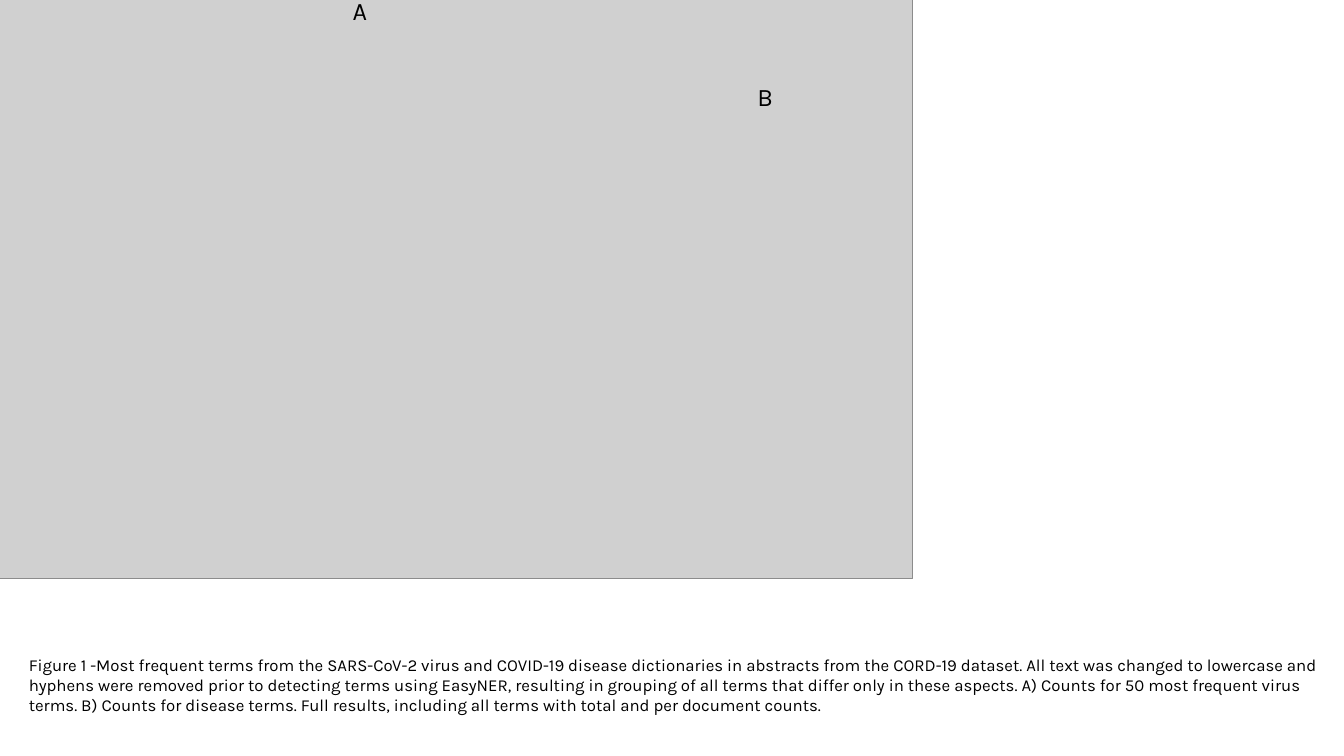
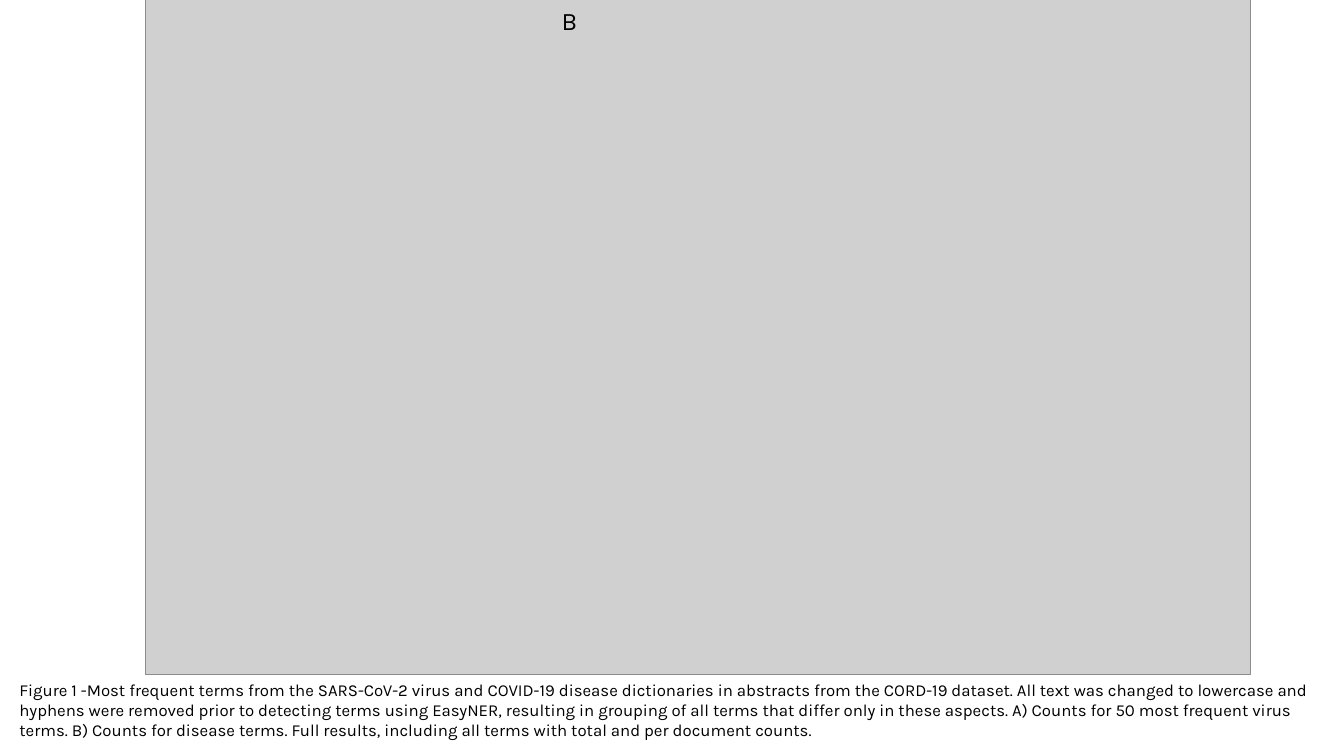
Before and after one commit to Aitslab/Covid19, a slide deck: slide 2 of data/Supplemental_file10.pptx (slide 1 before the commit). Drawn at 1344x756 pixels with LibreOffice and Linux fonts; fonts in the diff are those of the drawing; grey boxes stand for pictures. Boxes give left, top, right and bottom in pixels: in the first picture for what was removed or moved away, otherwise in the second. Text is boxed around its words. In the diff, an @@ line names an element or a change of style, - is before the commit and + after.

```diff
--- a/data/Supplemental_file10.pptx
+++ b/data/Supplemental_file10.pptx
@@ picture: place and size @@
-picture at (0, 0, 913, 579)
+picture at (146, 0, 1251, 675)
@@ text removed at (353, 4, 367, 20) @@
-A
@@ text "B": place and size @@
-text "B" at (757, 90, 773, 106)
+text "B" at (562, 14, 578, 30)
@@ text "Figure 1 -Most frequent terms ...": place and size @@
-text "Figure 1 -Most frequent terms ..." at (29, 659, 1316, 715)
+text "Figure 1 -Most frequent terms ..." at (19, 684, 1307, 740)
```
Also in this commit, not shown: 1 other slide changed, 3 slides added, 1 slide removed, 16 other files.
